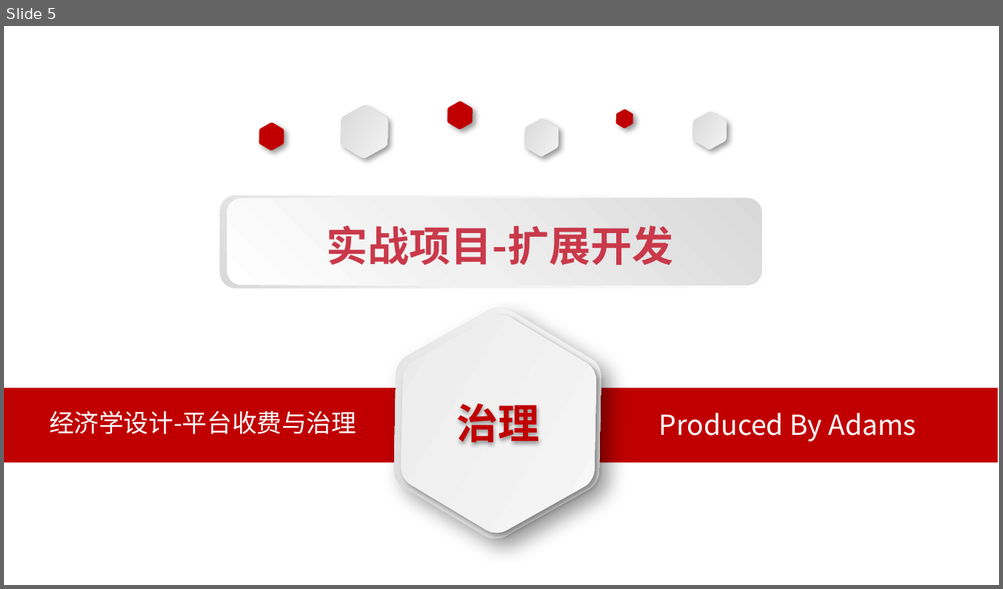
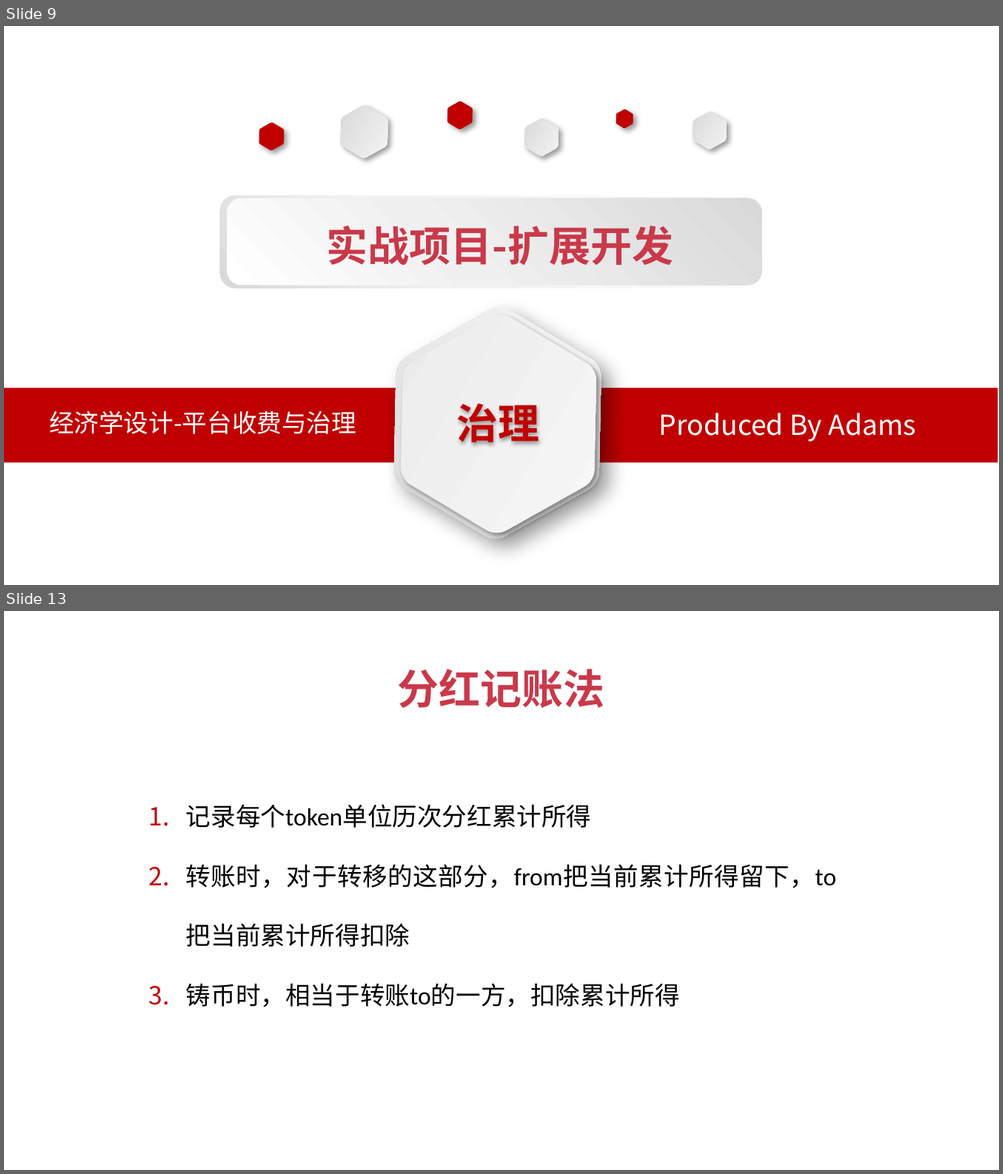
Before and after one commit to baiyuqi/course-solidity-teacher, a slide deck: document/ppt/ch9-扩展开发/2-经济学设计-Loyalty支持.pptx. Shown one above the other, each under a label of ours: slide 5 before the commit, slides 9 and 13 after it; the slides between them are not shown. The pictures are 1003x589 and 1003x1174 pixels, drawn with LibreOffice and Linux fonts; fonts in the diff are those of the drawing. Boxes give left, top, right and bottom in pixels: in the first picture for what was removed or moved away, otherwise in the second. Text is boxed around its words. In the diff, an @@ line names an element or a change of style, - is before the commit and + after.

```diff
--- a/document/ppt/ch9-扩展开发/2-经济学设计-Loyalty支持.pptx
+++ b/document/ppt/ch9-扩展开发/2-经济学设计-Loyalty支持.pptx
@@ slide 13 added at bbox=[4, 611, 999, 1170], background #FFFFFF @@
@@ text added at bbox=[398, 669, 605, 708], 30 pt, text #C9394A, bold @@
+分红记账法
@@ text added at bbox=[186, 804, 836, 1008], 18 pt, text #000000 @@
+1. 记录每个token单位历次分红累计所得
+2. 转账时，对于转移的这部分，from把当前累计所得留下，to把当前累计所得扣除
+3. 铸币时，相当于转账to的一方，扣除累计所得
@@ what was slide 5 is now slide 9 @@
```
Also in this commit, not shown: 3 slides changed, 7 other slides added, 4 slides removed, 54 other files.
